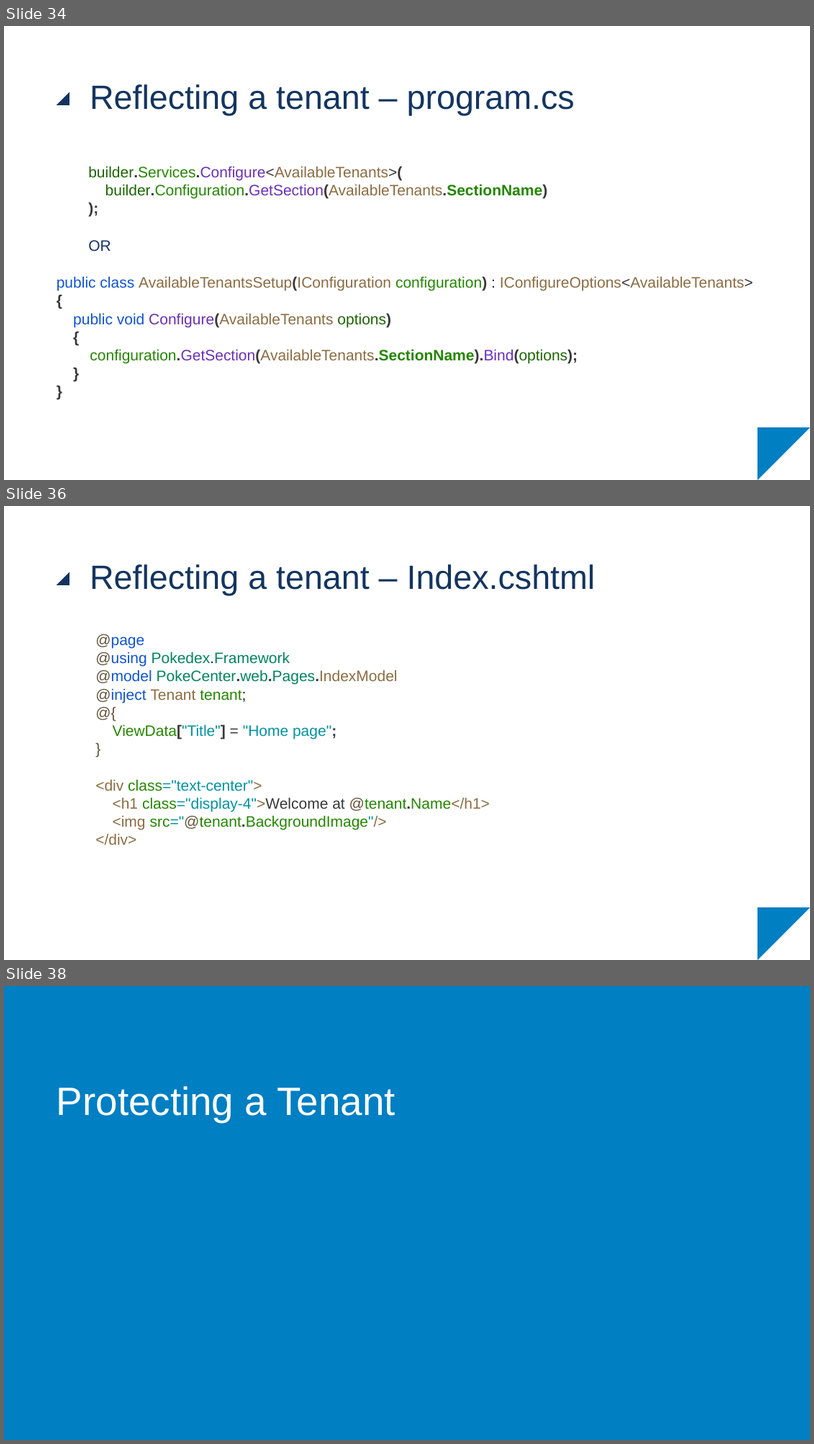
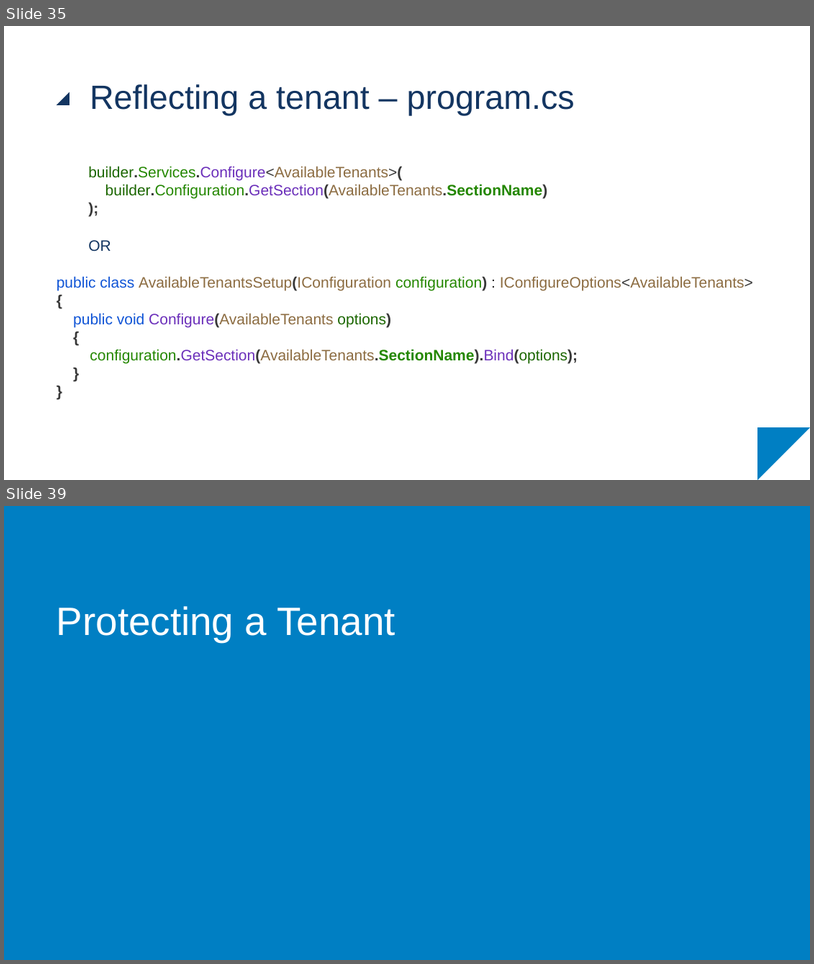
Before and after one commit to RubMertens/presentation-multi-tenant-apps, a slide deck: KdG - Multi-Tenant Applications.pptx. Shown one above the other, each under a label of ours: slides 34, 36 and 38 before the commit, slides 35 and 39 after it; the slides between them are not shown. The pictures are 814x1444 and 814x964 pixels, drawn with LibreOffice and Linux fonts; fonts in the diff are those of the drawing; background and template pictures are left out. Boxes give left, top, right and bottom in pixels: in the first picture for what was removed or moved away, otherwise in the second. Text is boxed around its words. In the diff, an @@ line names an element or a change of style, - is before the commit and + after.

```diff
--- a/KdG - Multi-Tenant Applications.pptx
+++ b/KdG - Multi-Tenant Applications.pptx
@@ slide 36 removed at [4, 506, 810, 960], background #FFFFFF; not listed: 2 template elements that a slide beside it also shows @@
@@ title removed at [90, 564, 596, 595] @@
-Reflecting a tenant – Index.cshtml
@@ text removed at [95, 634, 490, 844] @@
-@page
-@using Pokedex.Framework
-@model PokeCenter.web.Pages.IndexModel
-@inject Tenant tenant;
-@{
-ViewData["Title"] = "Home page";
-}
-<div class="text-center">
-<h1 class="display-4">Welcome at @tenant.Name</h1>
-<img src="@tenant.BackgroundImage"/>
-</div>
@@ what was slide 34 is now slide 35 @@
@@ what was slide 38 is now slide 39 @@
```
Also in this commit, not shown: 6 slides changed, 3 slides added, 1 other slide removed.
